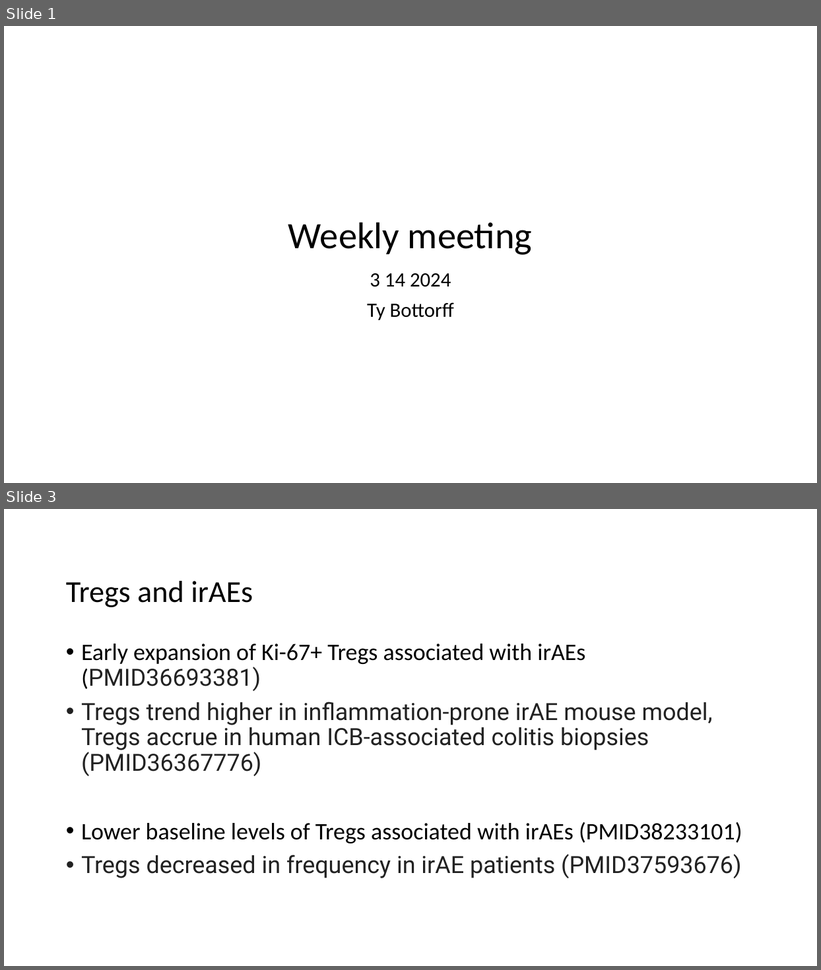
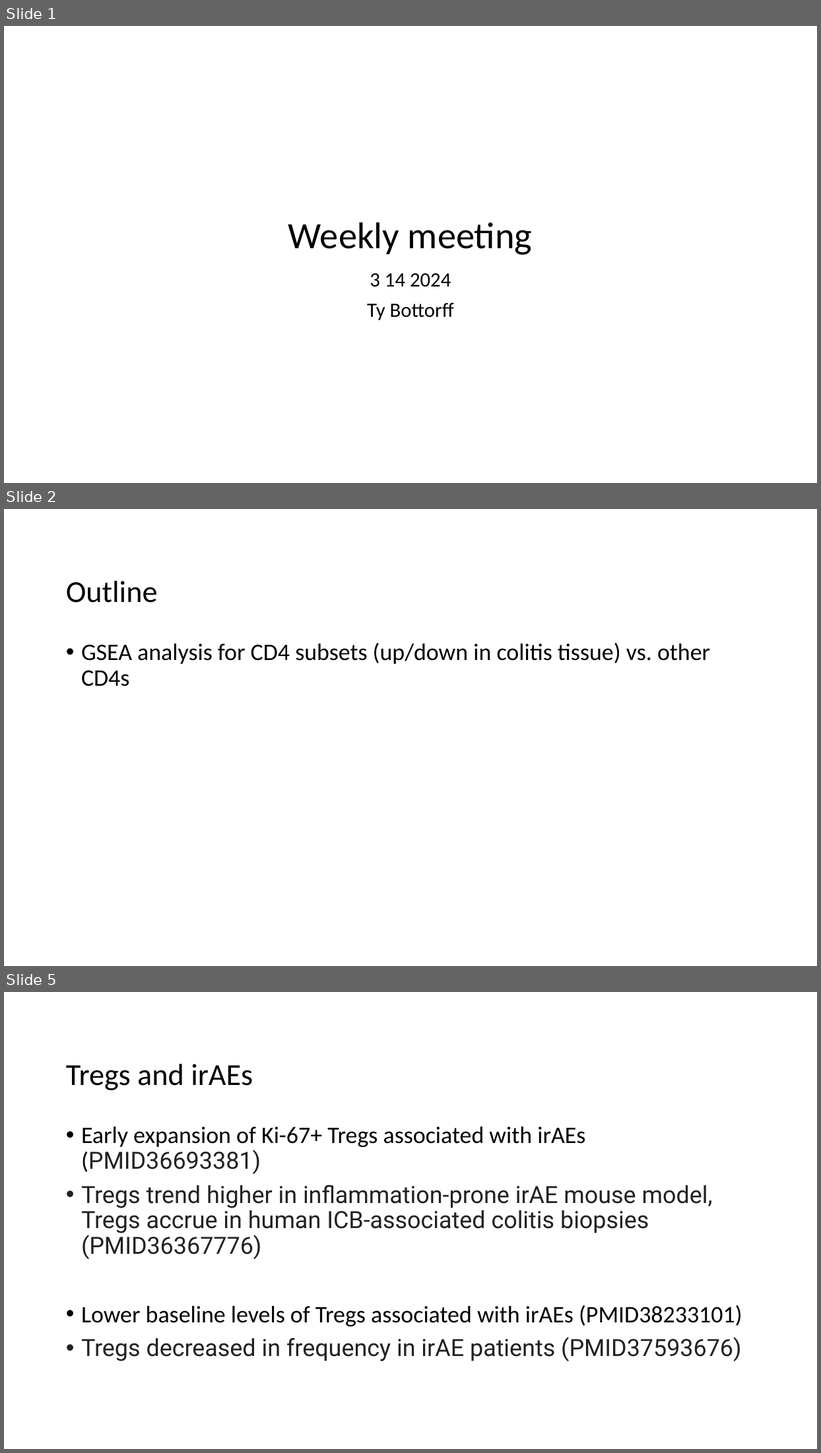
Before and after one commit to tybottorff/bottorffdocs, a slide deck: presentations/weekly_meetings/3_14_24.pptx. Shown one above the other, each under a label of ours: slides 1 and 3 before the commit, slides 1, 2 and 5 after it; the slides between them are not shown. The pictures are 821x970 and 821x1453 pixels, drawn with LibreOffice and Linux fonts; fonts in the diff are those of the drawing. Boxes give left, top, right and bottom in pixels: in the first picture for what was removed or moved away, otherwise in the second. Text is boxed around its words. In the diff, an @@ line names an element or a change of style, - is before the commit and + after.

```diff
--- a/presentations/weekly_meetings/3_14_24.pptx
+++ b/presentations/weekly_meetings/3_14_24.pptx
@@ slide 2 added at bbox=[4, 509, 817, 966], background #FFFFFF @@
@@ title added at bbox=[66, 581, 158, 603], 36 pt, text #000000 @@
+Outline
@@ text added at bbox=[81, 643, 710, 687], 28 pt, text #000000 @@
+• GSEA analysis for CD4 subsets (up/down in colitis tissue) vs. other CD4s
@@ what was slide 3 is now slide 5 @@
```
Also in this commit, not shown: 1 slide changed, 4 other slides added, 2 slides removed, 1 other file.
